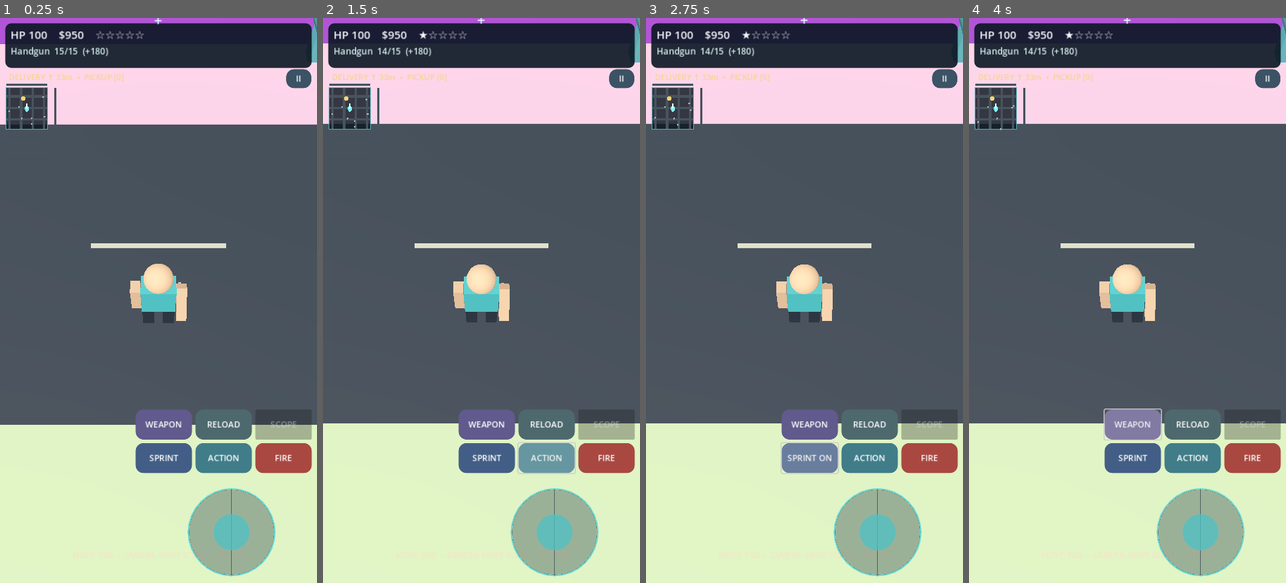
Above: before the commit, frames 1-4 (left to right).
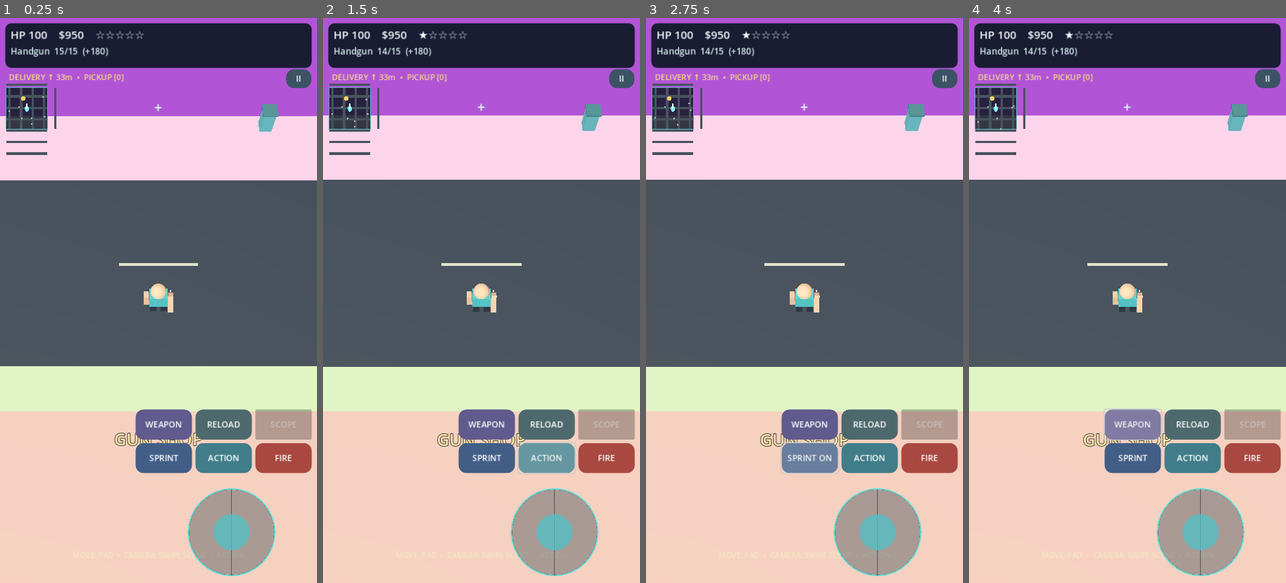
Above: after the commit, the same moments.

Repository: shejklgaia-png/Gt_a_like_game
Game: Godot game, scene res://scenes/main.tscn
Two runs of this game, one before a commit and one after it. Both use one fixed random seed, a clock stepped at 60 frames per second and the inputs below.
Inputs:
- Up to frame 1 (0.25 s): no input
- Up to frame 2 (1.5 s): click "FIRE" at 0.5 s; click "ACTION" at 1.25 s
- Up to frame 3 (2.75 s): click "SPRINT" at 2 s
- Up to frame 4 (4 s): click "SPRINT ON" at 2.75 s; click "WEAPON" at 3.5 s

The runs differ from the first frame. In frame 1, 49% of the frame differs, in the area x 0-100%, y 0-100%; in frame 2, 49%; in frame 3, 49%; in frame 4, 49%.

Commit message:
Lock player to centered stable 69-degree overhead camera and increase distance from 9.1 to 16.5 meters

Diff:
--- a/scripts/main.gd
+++ b/scripts/main.gd
@@ -42,8 +42,8 @@
 var deliveries: int = 0
 var autosave_clock: float = 0.0
 var camera_yaw: float = 0.0
-var camera_pitch: float = deg_to_rad(64.0)
-var camera_distance: float = 9.1
+var camera_pitch: float = deg_to_rad(69.0)
+var camera_distance: float = 16.5
 var camera_touch: int = -1
 var camera_mouse: bool = false
 var carjack_busy: bool = false
@@ -117,7 +117,7 @@
 	camera.current = true
 	camera.far = 270.0
 	add_child(camera)
-	camera.position = hero.position + Vector3(0, 7.4, 4.1)
+	camera.position = hero.position + Vector3(0, 16.0, 5.9)
 	camera.look_at(hero.position + Vector3(0, 1.0, 0))
 	hero.damaged.connect(on_hero_damaged)
 	hero.died.connect(on_hero_died)
@@ -193,8 +193,15 @@
 			elif officer.global_position.distance_to(focus) > 95.0:
 				officer.queue_free()
 	camera_override_timer = maxf(0.0, camera_override_timer - delta)
-	if is_instance_valid(car_driven) and camera_override_timer <= 0.0:
-		camera_yaw = lerp_angle(camera_yaw, car_driven.rotation.y, clampf(delta * 2.1, 0.0, 1.0))
+	if camera_override_timer <= 0.0:
+		if is_instance_valid(car_driven):
+			# Vehicle mode: keep looking along the driven vehicle's heading.
+			camera_yaw = lerp_angle(camera_yaw, car_driven.rotation.y, clampf(delta * 2.1, 0.0, 1.0))
+		else:
+			# On foot: fix the overhead viewing direction in world-space.
+			# Camera-relative movement must not feed back into character heading.
+			camera_yaw = lerp_angle(camera_yaw, 0.0, clampf(delta * 2.7, 0.0, 1.0))
+		camera_pitch = lerpf(camera_pitch, deg_to_rad(69.0), clampf(delta * 2.4, 0.0, 1.0))
 	update_camera(delta)
 
 
@@ -299,7 +306,7 @@
 				best_length = allowed
 				obstructed = true
 	var destination := look_at_position + dir * best_length
-	var smooth := 18.0 if obstructed else (9.0 if indoors else 7.5)
+	var smooth := 20.0 if obstructed else (11.0 if indoors else 10.5)
 	camera.global_position = camera.global_position.lerp(destination, clampf(delta * smooth, 0.0, 1.0))
 	camera.look_at(look_at_position, Vector3.UP)
 
@@ -1117,7 +1124,7 @@
 	var fov_button := make_button("CAMERA DISTANCE", Color("#4a6572"))
 	fov_button.custom_minimum_size = Vector2(0, 48)
 	fov_button.pressed.connect(func() -> void:
-		camera_distance = 8.0 if camera_distance >= 10.0 else camera_distance + 1.0
+		camera_distance = 13.5 if camera_distance >= 19.5 else camera_distance + 1.0
 		fov_button.text = "CAMERA DISTANCE %.0fm" % camera_distance
 		sound.play_ui()
 	)
